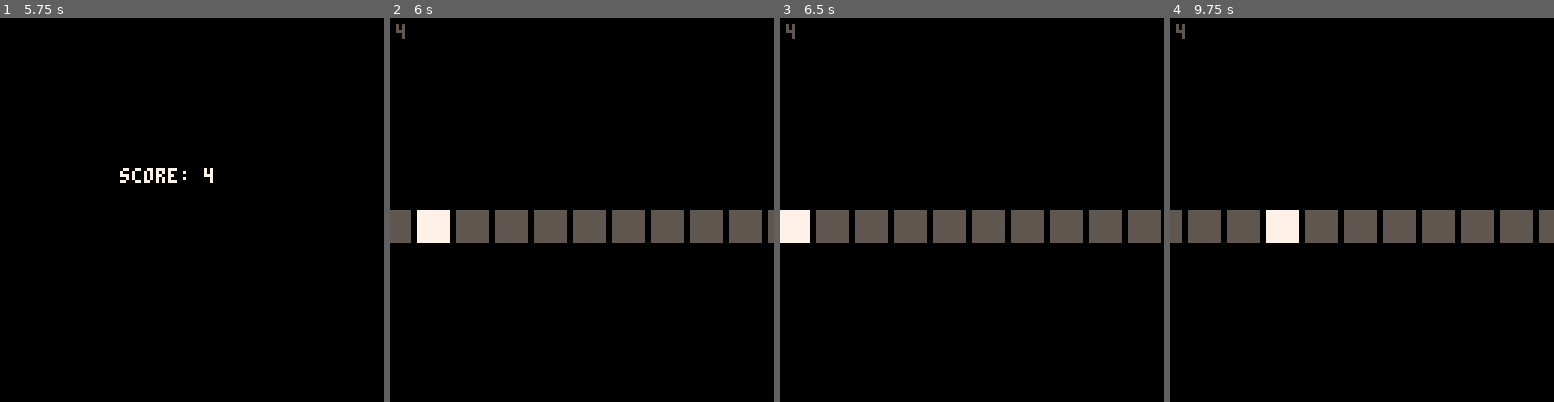
Above: before the commit, frames 1-4 (left to right).
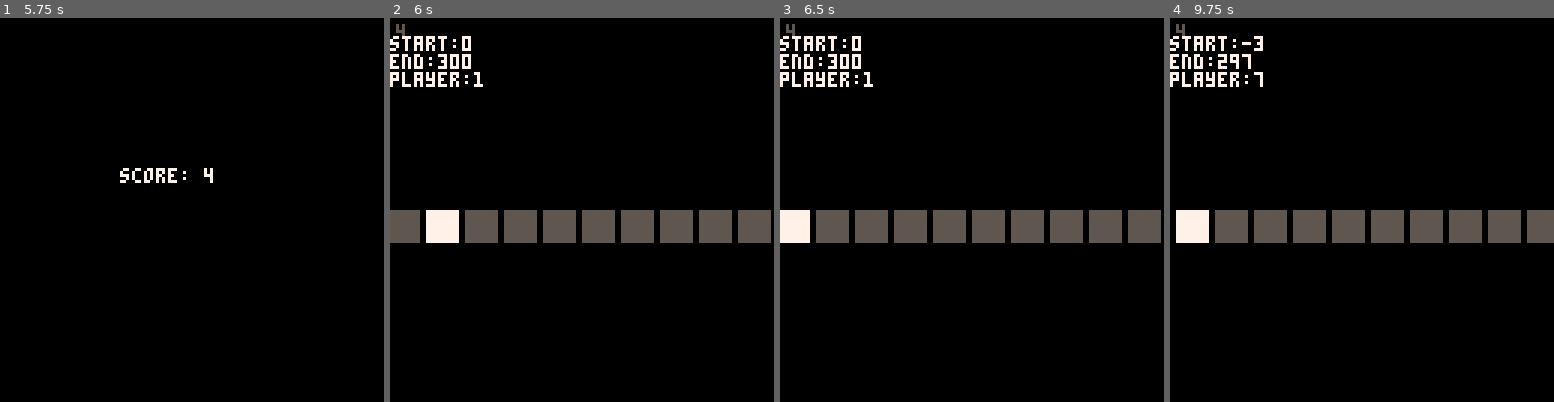
Above: after the commit, the same moments.

Repository: abemassry/dimensional-jump
Game: PICO-8 cartridge dimensional-jump.p8
Two runs of this game, one before a commit and one after it. Both use one fixed random seed, a clock stepped at 60 frames per second and the inputs below.
Inputs:
- Up to frame 1 (5.75 s): tap X (X key) at 0.33, 1.07, 1.85, 2.97, 4.08, 5.2 s; tap O (Z key) at 0.7, 1.7, 2.1, 2.5, 2.9, 3.3, 3.7, 4.1, 4.5, 4.9, 5.3, 5.7 s; hold Right 1.6-2.1 s; hold Up 2.15-2.42 s; hold Right 2.47-3.03 s; hold Left 3.08-3.58 s; hold Down 3.63-3.97 s; hold Right 4.02-4.68 s; hold Up 4.73-5.03 s; hold Left 5.08-5.68 s; hold Down from 5.73 s (still down)
- Up to frame 2 (6 s): keep holding Down
- Up to frame 3 (6.5 s): release Down at 6.03 s; hold Right from 6.08 s (still down); tap O (Z key) at 6.1 s; tap X (X key) at 6.32 s
- Up to frame 4 (9.75 s): tap O (Z key) every 0.4 s from 6.5 to 9.7 s; release Right at 6.58 s; hold Right 6.63-7.13 s; hold Up 7.18-7.45 s; tap X (X key) at 7.43, 8.55, 9.67 s; hold Right 7.5-8.07 s; hold Left 8.12-8.62 s; hold Down 8.67-9 s; hold Right 9.05-9.72 s

Frame 1 is identical in both runs. In frame 2, 4.0% of the frame differs, in the area x 0-100%, y 4-59%; in frame 3, 1.2%; in frame 4, 5.1%, in the area x 0-97%, y 4-59%.

Commit message:
tighten up controls on 1d level

Diff:
--- a/dimensional-jump.p8
+++ b/dimensional-jump.p8
@@ -138,25 +138,22 @@
 		end_pos = 300,
 		end_tile = 88,
 		player_pos = 1,
-		c_override = 0,
 		allow_timer = 0,
 		t=0,
 		update=function(self)
 			-- handle right button press
 			self.right_released = handle_button_release(1)
-			if (self.right_released) then
-				self.c_override -= 1
+			if (btn(4) and self.right_released and self.allow_timer == false) then
+				-- handle dash jump mechanic
+				self.start_pos-=2
+				self.end_pos-=2
+				self.player_pos+=4
+				self.allow_timer = true
+			elseif (self.right_released and self.allow_timer == false) then
 				self.start_pos-=1
 				self.end_pos-=1
 				self.player_pos+=2
 				self.allow_timer = true
-			end
-			-- handle dash jump mechanic
-			if (btn(4) and self.right_released) then
-				self.c_override -= 2
-				self.start_pos-=2
-				self.end_pos-=2
-				self.player_pos+=3
 			end
 			if self.allow_timer then
 				self.t += 1
@@ -183,6 +180,9 @@
 				if (i == 20) c = 1
 				rectfill(space+(i*10)+i-self.t, 64, space+10+(i*10)+i-self.t, 74, c)
 				--print(i, space+(i*10)+i-self.t, 84, 7)
+				print('start:'..self.start_pos, 0, 6, 7)
+				print('end:'..self.end_pos, 0, 12, 7)
+				print('player:'..self.player_pos, 0, 18, 7)
 				space = space + 2
 				count+=1
 			end
